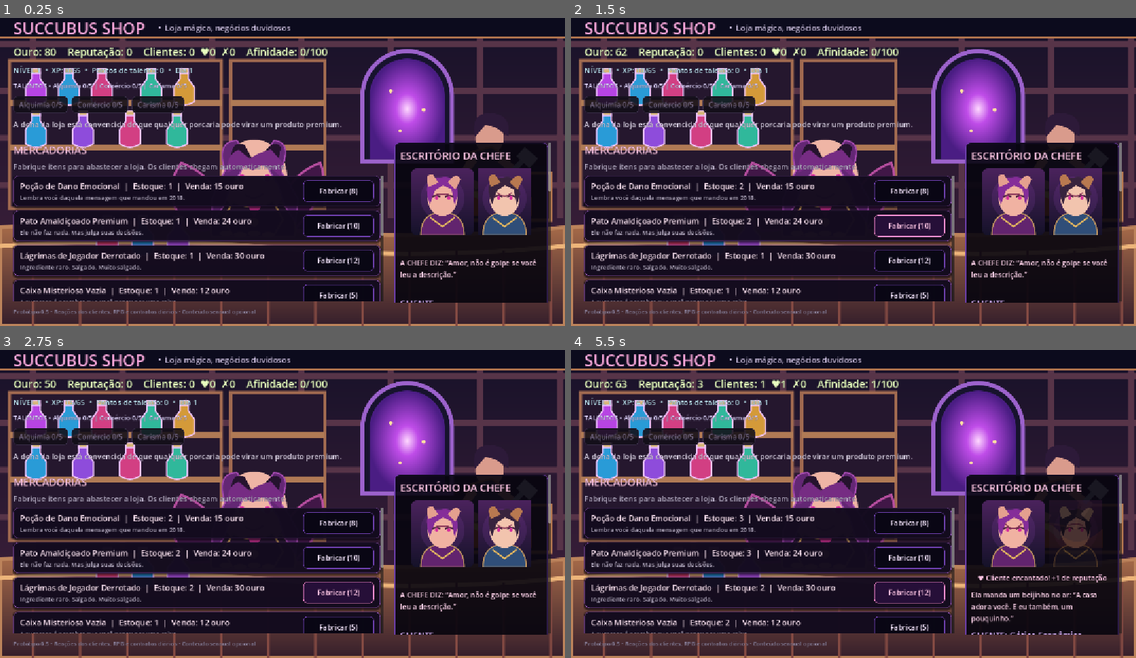
Above: before the commit, frames 1-4 (two rows, left to right).
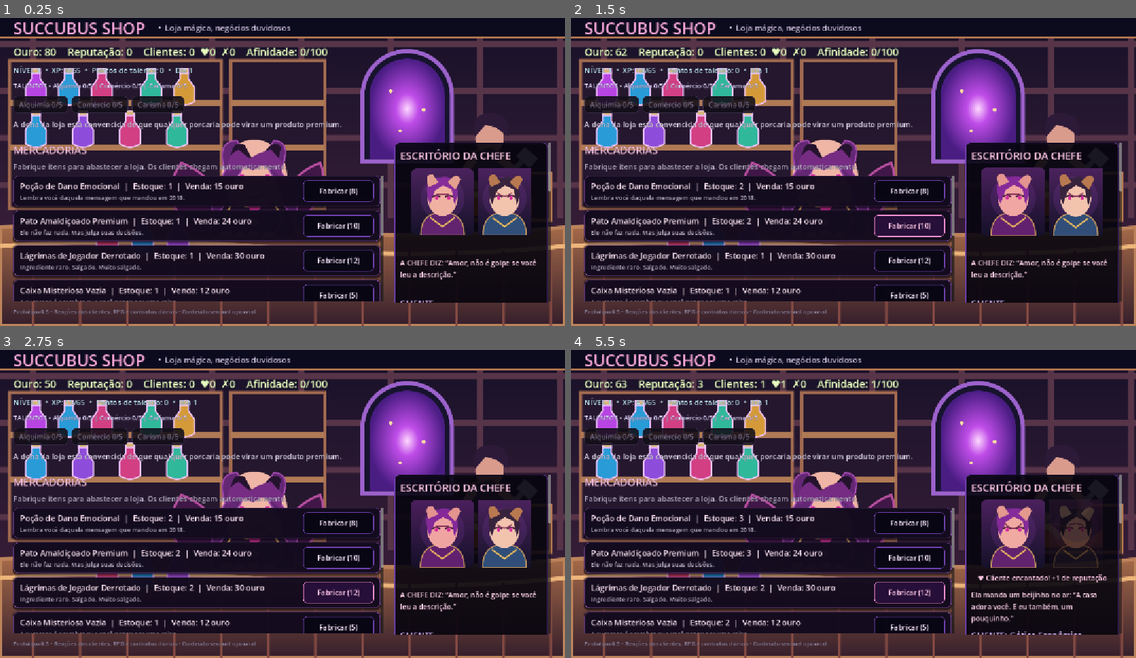
Above: after the commit, the same moments.

Repository: GMGuimaraes/succubus-shop
Game: Godot game, scene res://main.tscn
Two runs of this game, one before a commit and one after it. Both use one fixed random seed, a clock stepped at 60 frames per second and the inputs below.
Inputs:
- Up to frame 1 (0.25 s): no input
- Up to frame 2 (1.5 s): click "Fabricar (8)" at 0.5 s; click "Fabricar (10)" at 1.25 s
- Up to frame 3 (2.75 s): click "Fabricar (12)" at 2 s
- Up to frame 4 (5.5 s): click "Fabricar (5)" at 2.75 s; click "Fabricar (8)" at 3.5 s; click "Fabricar (10)" at 4.25 s; click "Fabricar (12)" at 5 s

The runs differ from the first frame. In frame 1, less than 0.1% of the frame differs, in the area x 80-92%, y 61-68%; in frame 2, 0.5%, in the area x 72-95%, y 48-71%; in frame 3, 0.3%; in frame 4, 0.4%.

Commit message:
Add ambient portrait animations

Diff:
--- a/main.gd
+++ b/main.gd
@@ -100,11 +100,25 @@
 	_load_game()
 	_build_ui()
 	_refresh_ui()
+	_start_ambient_animations()
 	var timer := Timer.new()
 	timer.wait_time = 3.0
 	timer.autostart = true
 	timer.timeout.connect(_on_customer_tick)
 	add_child(timer)
+
+func _start_ambient_animations() -> void:
+	for portrait in [seller_portrait, customer_portrait]:
+		if not is_instance_valid(portrait):
+			continue
+		portrait.pivot_offset = portrait.custom_minimum_size / 2.0
+		var breathe := create_tween().set_loops()
+		breathe.tween_property(portrait, "scale", Vector2(1.025, 1.025), 1.8).set_trans(Tween.TRANS_SINE).set_ease(Tween.EASE_IN_OUT)
+		breathe.tween_property(portrait, "scale", Vector2.ONE, 1.8).set_trans(Tween.TRANS_SINE).set_ease(Tween.EASE_IN_OUT)
+	if is_instance_valid(seller_portrait):
+		var glow := create_tween().set_loops()
+		glow.tween_property(seller_portrait, "modulate", Color(1.0, 0.91, 1.0, 1.0), 2.2).set_trans(Tween.TRANS_SINE)
+		glow.tween_property(seller_portrait, "modulate", Color.WHITE, 2.2).set_trans(Tween.TRANS_SINE)
 
 func _build_ui() -> void:
 	var bg := TextureRect.new()
